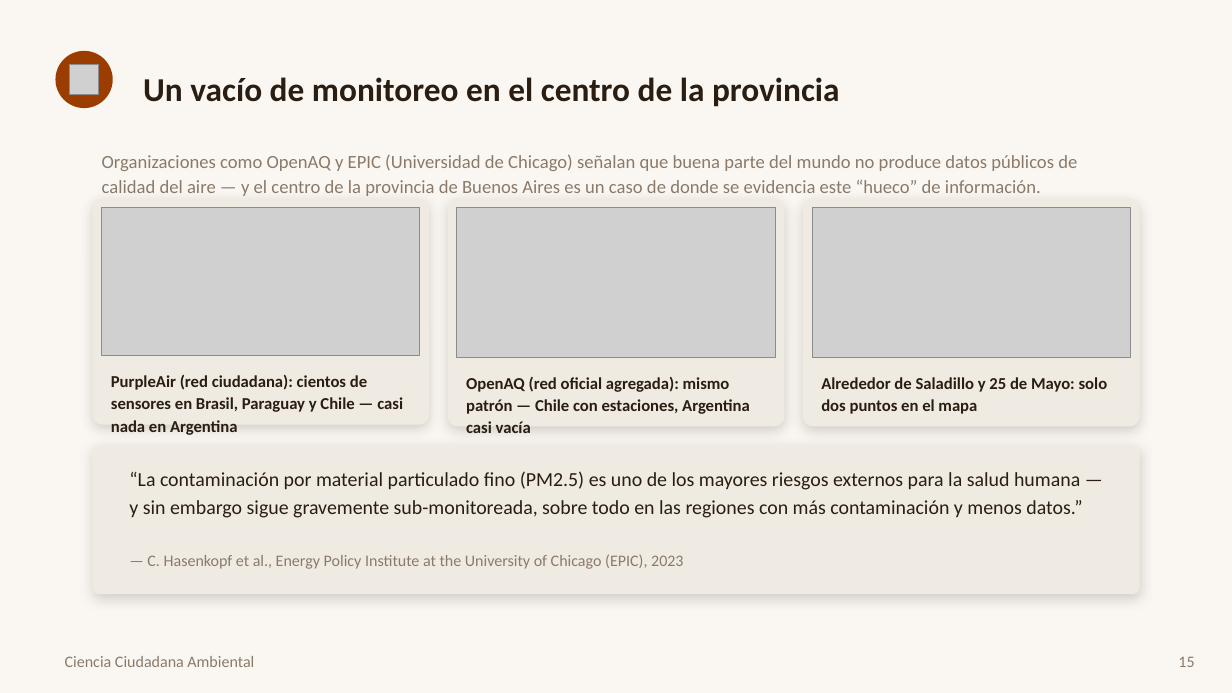
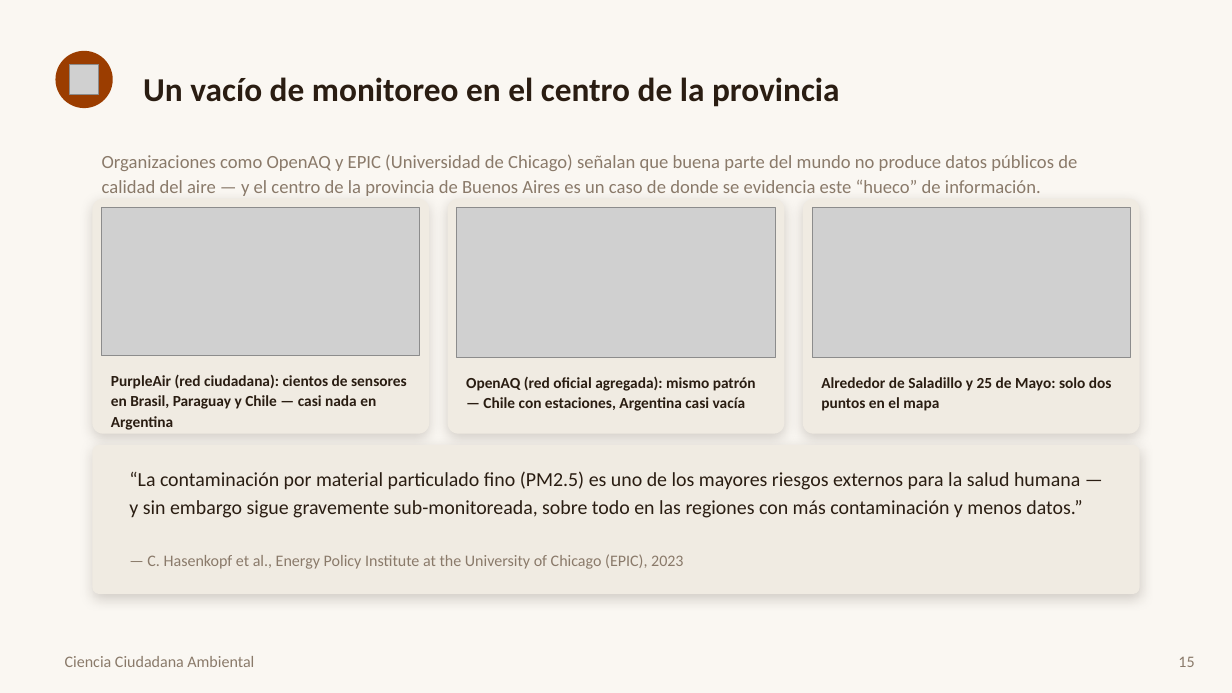
Before and after one commit to lemeit/lemeit-aq, a slide deck: slide 14 of docs/Ciencia_Ciudadana_Ambiental_v3.pptx. Drawn at 1232x693 pixels with LibreOffice and Linux fonts; fonts in the diff are those of the drawing; grey boxes stand for pictures. Boxes give left, top, right and bottom in pixels: in the first picture for what was removed or moved away, otherwise in the second. Text is boxed around its words. In the diff, an @@ line names an element or a change of style, - is before the commit and + after.

```diff
--- a/docs/Ciencia_Ciudadana_Ambiental_v3.pptx
+++ b/docs/Ciencia_Ciudadana_Ambiental_v3.pptx
@@ rounded rectangle: place and size @@
-rounded rectangle at [92,199,429,425]
+rounded rectangle at [92,199,429,433]
@@ rounded rectangle: place and size @@
-rounded rectangle at [447,199,784,426]
+rounded rectangle at [447,199,784,433]
@@ rounded rectangle: place and size @@
-rounded rectangle at [803,199,1140,426]
+rounded rectangle at [803,199,1140,433]
@@ size 13 to 12 pt in 3 elements at [821,377,1112,411], [111,375,407,430], [466,377,756,411] @@
```
Also in this commit, not shown: 1 other slide changed.
